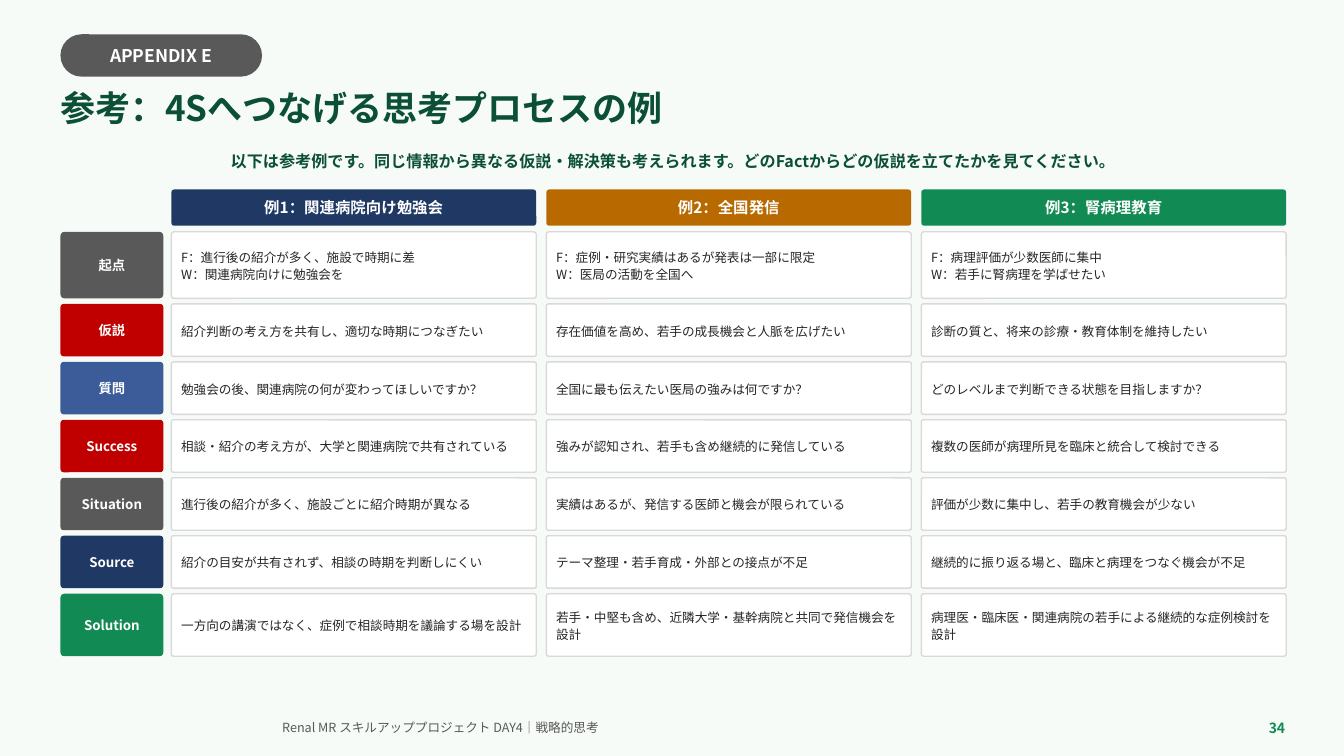
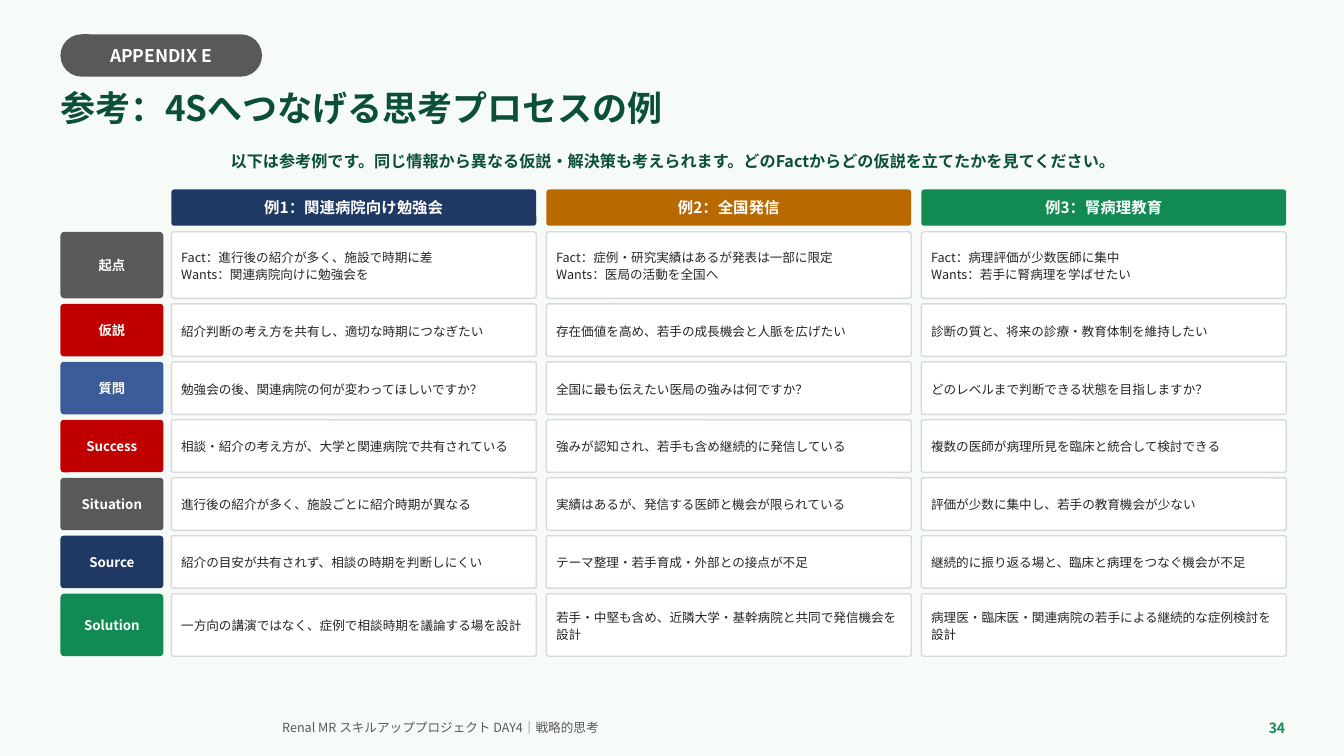
Before and after one commit to TAKUYA-1187/Claude, a slide deck: slide 34 of novartis_training/DAY4_ちょっと分かるだけで世界が変わる.pptx. Drawn at 1344x756 pixels with LibreOffice and Linux fonts; fonts in the diff are those of the drawing; background and template pictures are left out. Boxes give left, top, right and bottom in pixels: in the first picture for what was removed or moved away, otherwise in the second. Text is boxed around its words. In the diff, an @@ line names an element or a change of style, - is before the commit and + after.

```diff
--- a/novartis_training/DAY4_ちょっと分かるだけで世界が変わる.pptx
+++ b/novartis_training/DAY4_ちょっと分かるだけで世界が変わる.pptx
@@ text in rounded rectangle at (x1=181, y1=251, x2=432, y2=280): text changed @@
-F：進行後の紹介が多く、施設で時期に差
-W：関連病院向けに勉強会を
+Fact：進行後の紹介が多く、施設で時期に差
+Wants：関連病院向けに勉強会を
@@ text in rounded rectangle at (x1=556, y1=251, x2=833, y2=280): text changed @@
-F：症例・研究実績はあるが発表は一部に限定
-W：医局の活動を全国へ
+Fact：症例・研究実績はあるが発表は一部に限定
+Wants：医局の活動を全国へ
@@ text in rounded rectangle at (x1=931, y1=251, x2=1131, y2=280): text changed @@
-F：病理評価が少数医師に集中
-W：若手に腎病理を学ばせたい
+Fact：病理評価が少数医師に集中
+Wants：若手に腎病理を学ばせたい
```
Also in this commit, not shown: 21 other slides changed, 2 other files.
